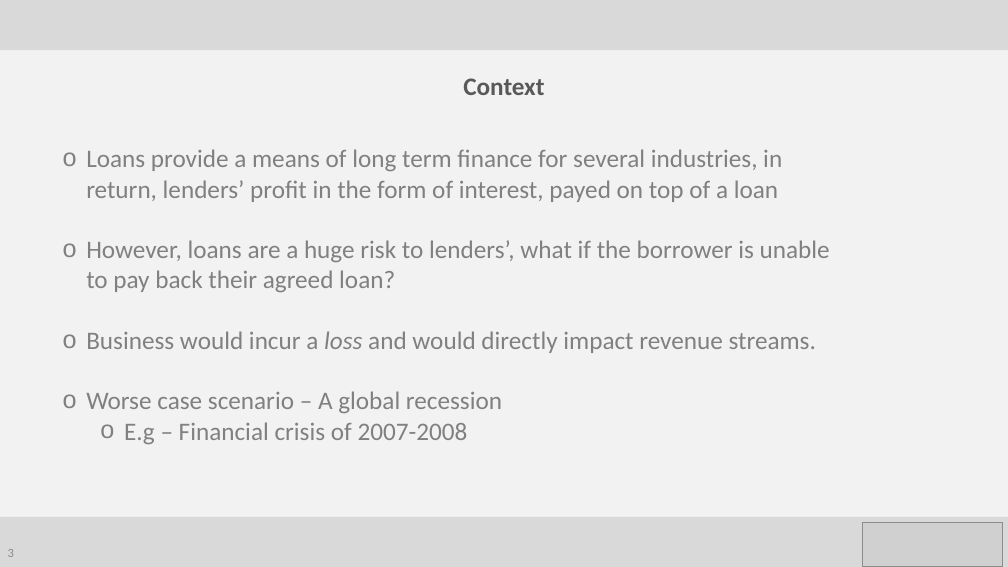
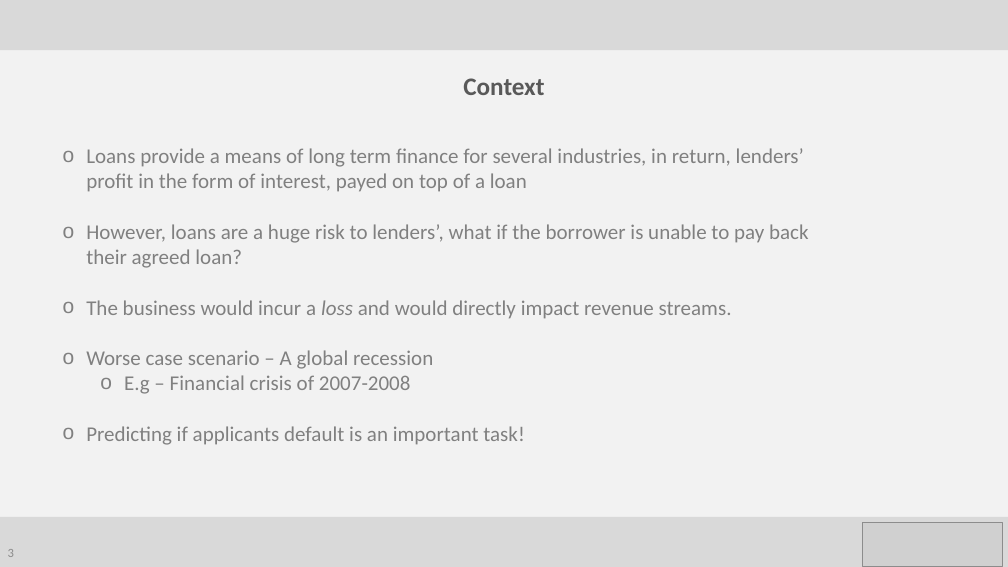
Before and after one commit to ah12068/fca-takehome-test, a slide deck: slide 3 of reports/FCA_presentation.pptx. Drawn at 1008x567 pixels with LibreOffice and Linux fonts; fonts in the diff are those of the drawing; grey boxes stand for pictures. Boxes give left, top, right and bottom in pixels: in the first picture for what was removed or moved away, otherwise in the second. Text is boxed around its words. In the diff, an @@ line names an element or a change of style, - is before the commit and + after.

```diff
--- a/reports/FCA_presentation.pptx
+++ b/reports/FCA_presentation.pptx
@@ text at <box>86,148,809,394</box>: size 24 to 20 pt in "Loans provide a means of long term ...", "However, loans are a huge risk to ...", "Worse case scenario – A global recession", "E.g – Financial crisis of 2007-2008" @@
@@ text at <box>86,300,732,319</box>: text changed; size 24 to 20 pt @@
-o Business would incur a loss and would directly impact revenue streams.
+o The business would incur a loss and would directly impact revenue streams.
@@ text at <box>86,426,524,445</box>: paragraph added @@
+o Predicting if applicants default is an important task!
```
Also in this commit, not shown: 7 other slides changed, 1 other file.
